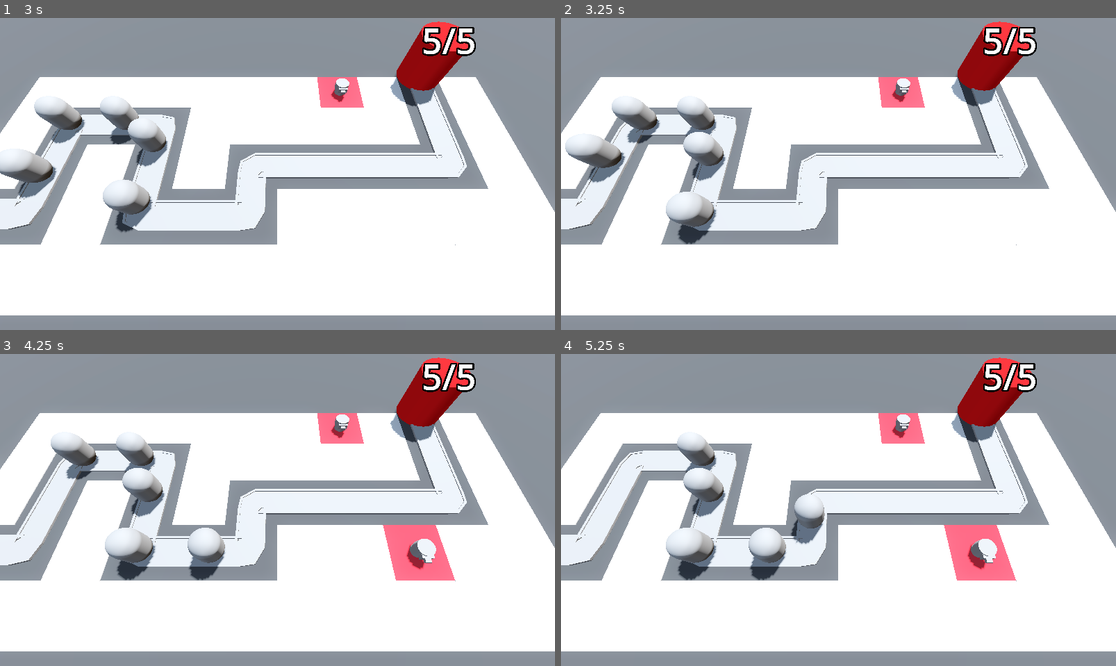
Above: before the commit, frames 1-4 (two rows, left to right).
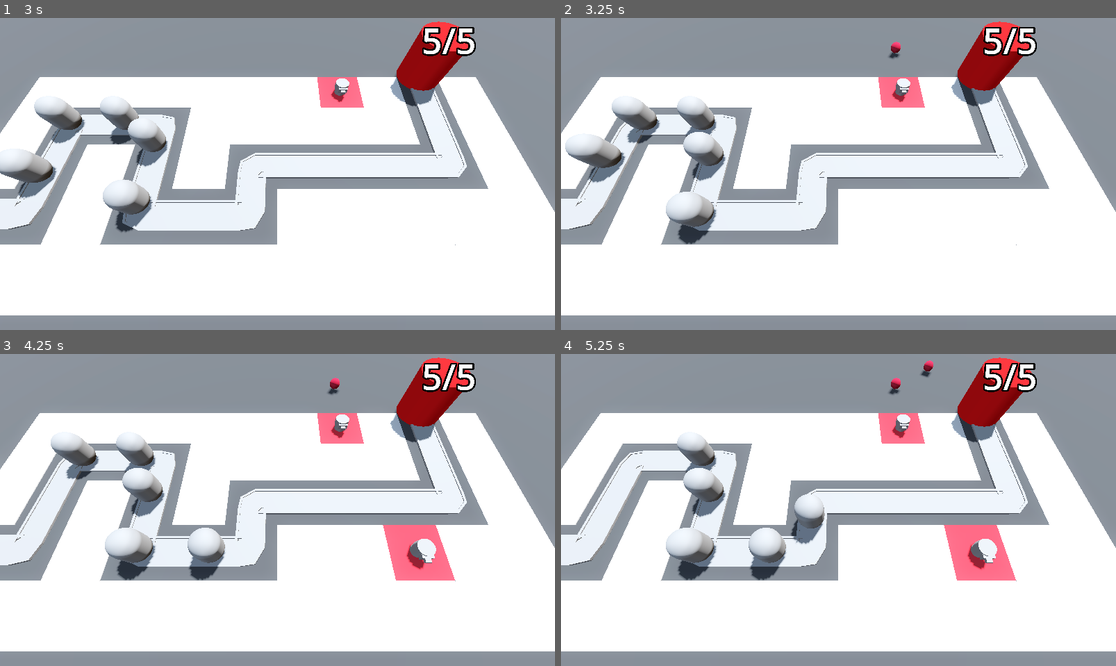
Above: after the commit, the same moments.

Repository: ecnivs/arcade
Game: Godot game, scene res://BaseLevel.tscn
Same seed, same stepped clock (60 frames per second), same inputs: the game is played once before the commit and once after it.
Inputs (mouse positions are in pixels of both pictures, inside the frame that each line leads up to):
- Up to frame 1 (3 s): move the mouse to (399, 158) at 0.52 s; press the mouse at (399, 158) at 0.53 s; move the mouse to (166, 189) at 1.27 s; release the mouse at (166, 189) at 1.28 s; click (166, 189) at 1.35 s; move the mouse to (333, 105) at 2.02 s; press the mouse at (333, 105) at 2.03 s; move the mouse to (249, 236) at 2.77 s; release the mouse at (249, 236) at 2.78 s; click (249, 236) at 2.85 s
- Up to frame 2 (3.25 s): no input
- Up to frame 3 (4.25 s): move the mouse to (444, 556) at 3.52 s; press the mouse at (444, 556) at 3.53 s
- Up to frame 4 (5.25 s): move the mouse to (672, 463) at 4.27 s; release the mouse at (672, 463) at 4.28 s; click (672, 463) at 4.35 s; move the mouse to (866, 510) at 5.02 s; press the mouse at (866, 510) at 5.03 s

Frame 1 is identical in both runs. In frame 2, less than 0.1% of the frame differs, in the area x 59-62%, y 7-14%; in frame 3, less than 0.1%; in frame 4, 0.2%, in the area x 59-68%, y 2-14%.

Commit message:
add projectiles

Diff:
--- /dev/null
+++ b/tower-defense/Turret/projectile.gd
@@ -0,0 +1,8 @@
+extends Area3D
+
+var direction := Vector3.FORWARD
+
+@export var speed := 30.0
+
+func _physics_process(delta: float) -> void:
+	position += direction * speed * delta
--- /dev/null
+++ b/tower-defense/Turret/projectile.tscn
@@ -0,0 +1,21 @@
+[gd_scene load_steps=5 format=3 uid="uid://ddgq5vetng4fu"]
+
+[ext_resource type="Script" uid="uid://cx5nxiqbrw4an" path="res://Turret/projectile.gd" id="1_sxav3"]
+
+[sub_resource type="StandardMaterial3D" id="StandardMaterial3D_tp1dm"]
+albedo_color = Color(0.6954236, 0.10711626, 0.21020728, 1)
+
+[sub_resource type="SphereMesh" id="SphereMesh_sxav3"]
+material = SubResource("StandardMaterial3D_tp1dm")
+
+[sub_resource type="SphereShape3D" id="SphereShape3D_3nq0t"]
+
+[node name="Projectile" type="Area3D"]
+top_level = true
+script = ExtResource("1_sxav3")
+
+[node name="MeshInstance3D" type="MeshInstance3D" parent="."]
+mesh = SubResource("SphereMesh_sxav3")
+
+[node name="CollisionShape3D" type="CollisionShape3D" parent="."]
+shape = SubResource("SphereShape3D_3nq0t")
--- /dev/null
+++ b/tower-defense/Turret/turret.gd
@@ -0,0 +1,9 @@
+extends Node3D
+
+@export var projectile: PackedScene
+@onready var turret_top: MeshInstance3D = $TurretBase/TurretTop
+
+func _on_timer_timeout() -> void:
+	var shot = projectile.instantiate()
+	add_child(shot)
+	shot.global_position = turret_top.global_position
--- a/tower-defense/Turret/turret.tscn
+++ b/tower-defense/Turret/turret.tscn
@@ -1,4 +1,7 @@
-[gd_scene load_steps=5 format=3 uid="uid://0vgchql5q7ct"]
+[gd_scene load_steps=7 format=3 uid="uid://0vgchql5q7ct"]
+
+[ext_resource type="PackedScene" uid="uid://ddgq5vetng4fu" path="res://Turret/projectile.tscn" id="1_5kpma"]
+[ext_resource type="Script" uid="uid://d4gcjxntnb76i" path="res://Turret/turret.gd" id="1_djkev"]
 
 [sub_resource type="CylinderMesh" id="CylinderMesh_cb20n"]
 height = 1.0
@@ -15,6 +18,8 @@
 size = Vector3(0.4, 0.2, 0.5)
 
 [node name="Turret" type="Node3D"]
+script = ExtResource("1_djkev")
+projectile = ExtResource("1_5kpma")
 
 [node name="TurretBase" type="MeshInstance3D" parent="."]
 transform = Transform3D(1, 0, 0, 0, 1, 0, 0, 0, 1, 0, 0.5, 0)
@@ -31,3 +36,8 @@
 [node name="Barrel" type="MeshInstance3D" parent="TurretBase/TurretTop/Visor"]
 transform = Transform3D(1, 0, 0, 0, 1, 0, 0, 0, 1, 0, 0, 0.2235378)
 mesh = SubResource("BoxMesh_5kpma")
+
+[node name="Timer" type="Timer" parent="."]
+autostart = true
+
+[connection signal="timeout" from="Timer" to="." method="_on_timer_timeout"]
Not shown, added: tower-defense/Turret/projectile.gd.uid
Not shown, added: tower-defense/Turret/turret.gd.uid
